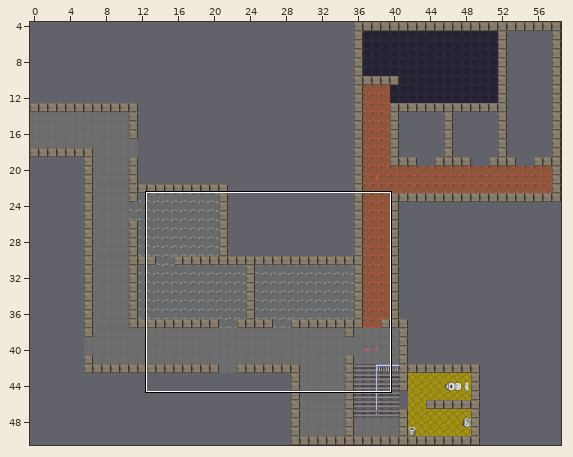
One commit to this Tiled map (JSON): maps/zl-og.json. Above, an overview of the earlier version with the close-up marked.
Close-up. Old version:
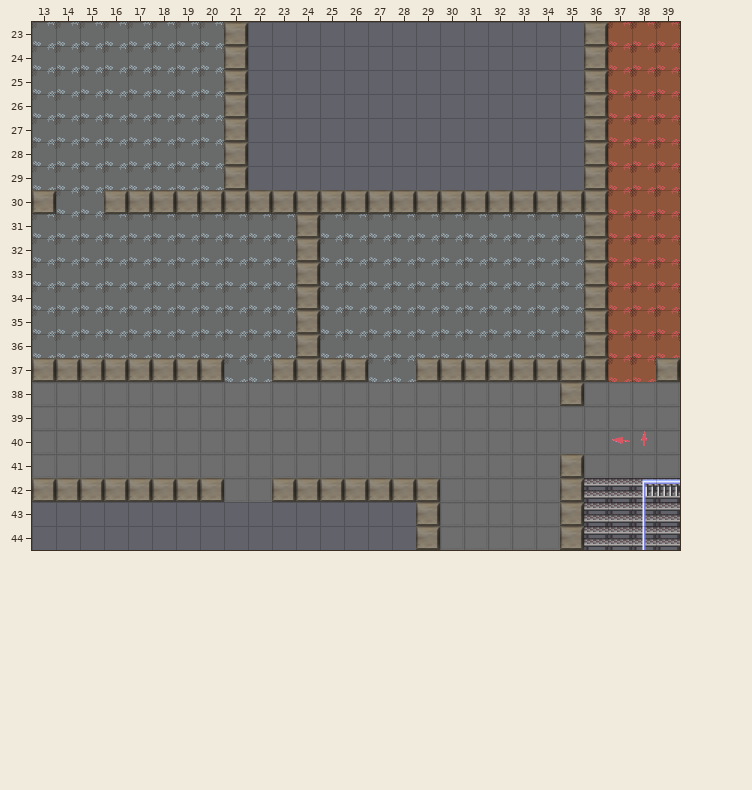
Cells are 32x32 px. Shown: x 13..39, y 23..44. The commit also changed other parts of the map, which this record leaves out.
The result:
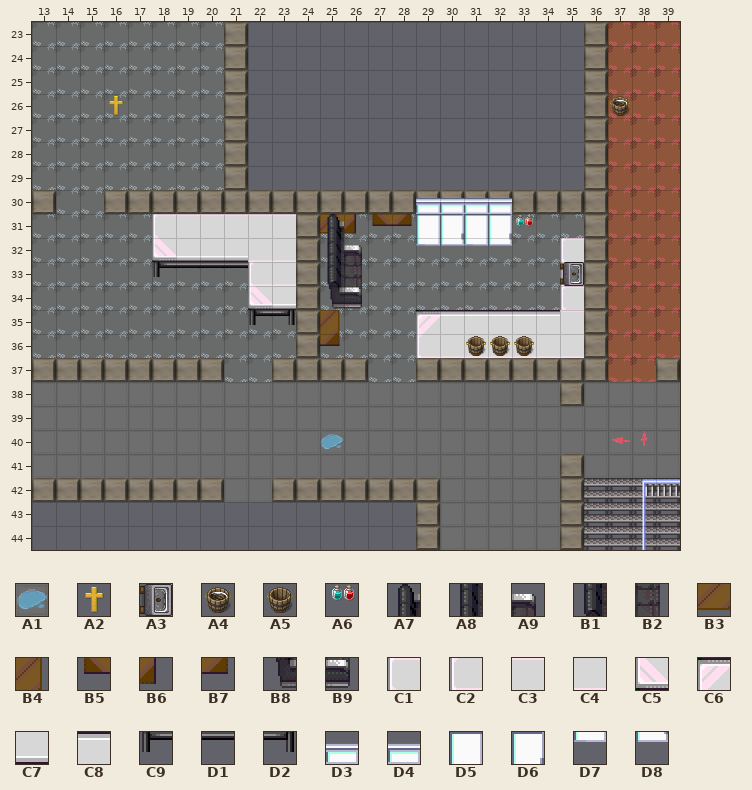
Key: from "fantasy": A1 60, A2 614, A3 763 turned 90, A4 864, A5 865, A6 985; from "office_1": A7 90, A8 106, A9 107, B1 122, B2 123, B3 130 flipped up-down, B4 130 turned 90, B5 131 flipped on the diagonal, B6 131 flipped up-down, B7 131 turned 90, B8 138, B9 139, C1 152, C2 152 flipped up-down, C3 153, C4 153 flipped up-down, C5 168, C6 168 flipped up-down, C7 169, C8 169 flipped up-down, C9 184, D1 185, D2 186; from "office_2": D3 12, D4 13, D5 28, D6 29, D7 44, D8 45.
__ is an empty cell.
See-through tiles are keyed as they look on the map.
From old to new:
Layer "things":
The author put tile A1 in row 40 at x 25.
The author put tile A2 in row 26 at x 16.
The author put tile A4 in row 26 at x 37.
The author put tile A8 in row 32 at x 25.
The author put tile A9 in row 32 at x 26.
The author put tile B1 in row 33 at x 25.
The author put tile B2 in row 33 at x 26.
The author put tile B3 in row 31 at x 25.
The author put tile B4 in row 35 at x 25.
The author put tile B5 in row 31 at x 27.
The author put tile B6 in row 31 at x 26.
The author put tile B7 in row 31 at x 28; in row 36 at x 25.
The author put tile B8 in row 34 at x 25.
The author put tile B9 in row 34 at x 26.
The author put tile C1 in row 31 at x 18; in rows 32 to 34 at x 35.
The author put tile C2 in row 33 at x 22; in row 36 at x 29.
The author put tile C3 in row 31 at x 19 to 23; in row 35 at x 35.
The author put tile C4 in row 32 at x 22 to 23; in row 33 at x 23; in row 36 at x 30 to 35.
The author put tile C5 in row 32 at x 18; in row 34 at x 22.
The author put tile C6 in row 35 at x 29.
The author put tile C7 in row 32 at x 19 to 21; in row 34 at x 23.
The author put tile C8 in row 35 at x 30 to 34.
The author put tile C9 in row 33 at x 18; in row 35 at x 22.
The author put tile D1 in row 33 at x 19 to 21.
The author put tile D2 in row 35 at x 23.
The author put tile D3 in row 30 at x 29 and 31.
The author put tile D4 in row 30 at x 30 and 32.
The author put tile D5 in row 31 at x 29 and 31.
The author put tile D6 in row 31 at x 30 and 32.
The author put tile D7 in row 32 at x 29 and 31.
The author put tile D8 in row 32 at x 30 and 32.
Layer "on-top-of-things":
The author put tile A3 in row 33 at x 35.
The author put tile A5 in row 36 at x 31 to 33.
The author put tile A6 in row 31 at x 33.
The author put tile A7 in row 31 at x 25.
Where, in picture pixels (left, top, right, bottom), the same in both close-ups:
added: (109, 96, 124, 116)
added: (610, 96, 630, 116)
added: (320, 198, 584, 358)
added: (152, 214, 296, 325)
added: (321, 434, 343, 450)
